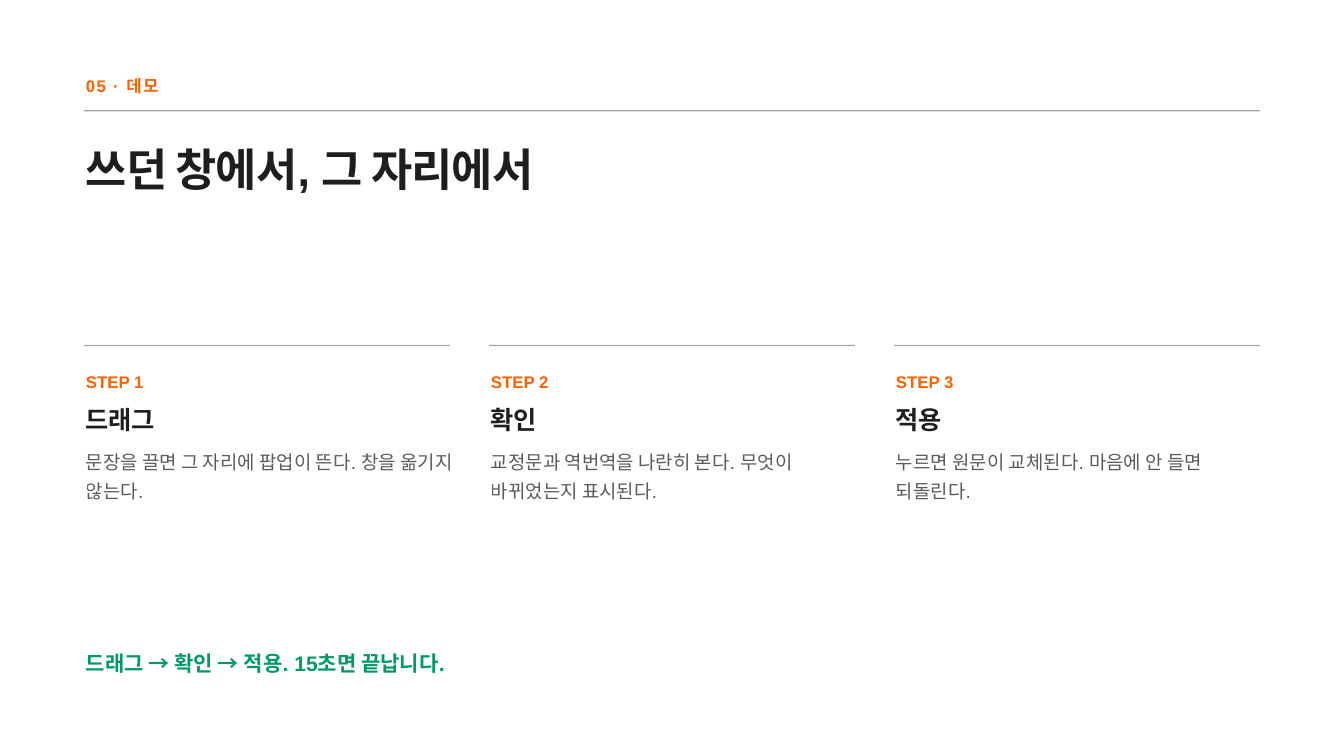
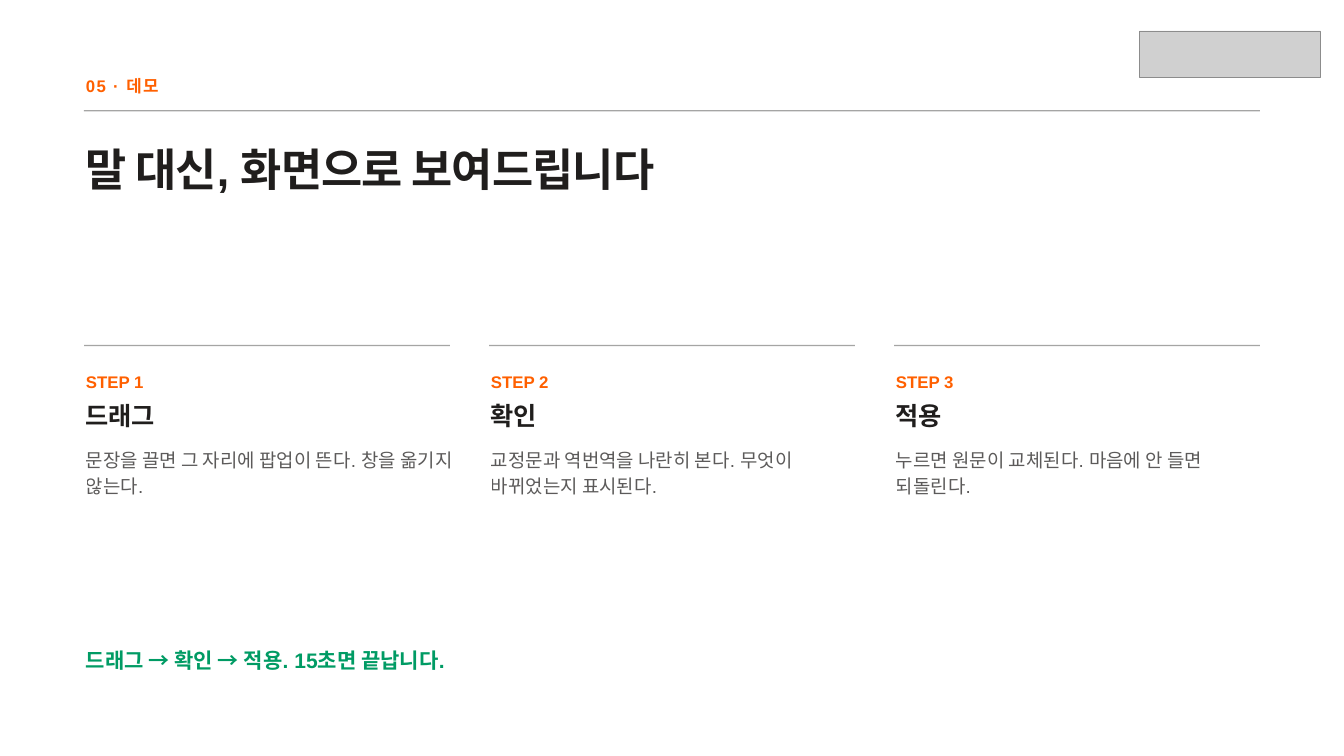
Before and after one commit to ssong2332/sai, a slide deck: slide 5 of docs/submission/IR-Deck.pptx. Drawn at 1344x756 pixels with LibreOffice and Linux fonts; fonts in the diff are those of the drawing; grey boxes stand for pictures. Boxes give left, top, right and bottom in pixels: in the first picture for what was removed or moved away, otherwise in the second. Text is boxed around its words. In the diff, an @@ line names an element or a change of style, - is before the commit and + after.

```diff
--- a/docs/submission/IR-Deck.pptx
+++ b/docs/submission/IR-Deck.pptx
@@ picture added at box(1140, 31, 1320, 77) @@
@@ text at box(86, 148, 654, 193): text changed @@
-쓰던 창에서, 그 자리에서
+말 대신, 화면으로 보여드립니다
@@ line spacing 1.07 to 0.97 in 3 elements at box(86, 404, 155, 428), box(491, 403, 537, 428), box(896, 404, 942, 428) @@
@@ line spacing 1.26 to 1.16 in 3 elements at box(86, 451, 452, 495), box(491, 451, 793, 495), box(896, 451, 1202, 495) @@
@@ text "드래그 → 확인 → 적용. ..." at box(86, 650, 444, 670): line spacing 1.24 to 1.14 @@
```
Also in this commit, not shown: 10 other slides changed.
